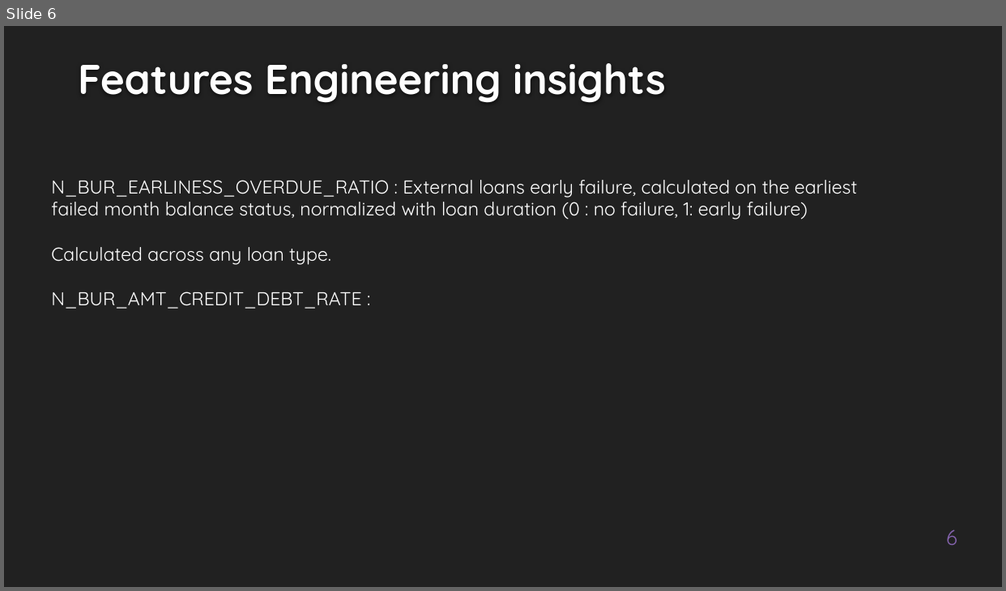
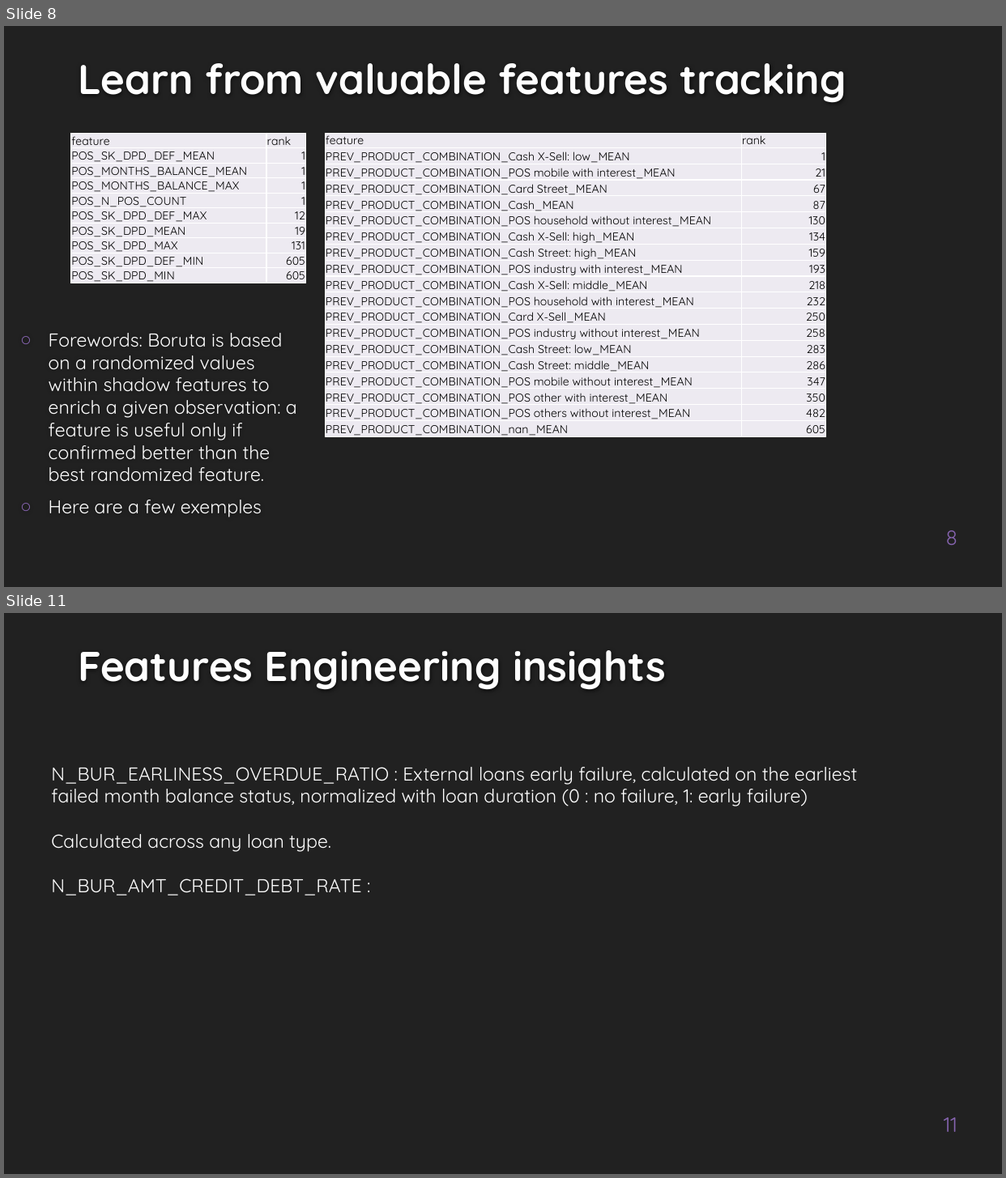
Before and after one commit to EtienneLardeur/P7_Scoring, a slide deck: P7_Support.pptx. Shown one above the other, each under a label of ours: slide 6 before the commit, slides 8 and 11 after it; the slides between them are not shown. The pictures are 1006x591 and 1006x1178 pixels, drawn with LibreOffice and Linux fonts; fonts in the diff are those of the drawing; background and template pictures are left out. Boxes give left, top, right and bottom in pixels: in the first picture for what was removed or moved away, otherwise in the second. Text is boxed around its words. In the diff, an @@ line names an element or a change of style, - is before the commit and + after.

Commit message:
EDA, FE, FS  : OK incl. ppt
still an issue with borutashap but -> perspectives

```diff
--- a/P7_Support.pptx
+++ b/P7_Support.pptx
@@ slide 8 added at <box>4,26,1002,587</box>, background #212121 @@
@@ title added at <box>78,63,846,103</box>, 40 pt, text #FEFEFE, bold @@
+Learn from valuable features tracking
@@ table added at <box>71,133,306,285</box>, 10 rows, 2 columns @@
+feature | rank
+POS_SK_DPD_DEF_MEAN | 1
+POS_MONTHS_BALANCE_MEAN | 1
+POS_MONTHS_BALANCE_MAX | 1
+POS_N_POS_COUNT | 1
+POS_SK_DPD_DEF_MAX | 12
+POS_SK_DPD_MEAN | 19
+POS_SK_DPD_MAX | 131
+POS_SK_DPD_DEF_MIN | 605
+POS_SK_DPD_MIN | 605
@@ table added at <box>325,133,825,439</box>, 19 rows, 2 columns @@
+feature | rank
+PREV_PRODUCT_COMBINATION_Cash X-Sell: low_MEAN | 1
+PREV_PRODUCT_COMBINATION_POS mobile with interest_MEAN | 21
+PREV_PRODUCT_COMBINATION_Card Street_MEAN | 67
+PREV_PRODUCT_COMBINATION_Cash_MEAN | 87
+PREV_PRODUCT_COMBINATION_POS household without interest_MEAN | 130
+PREV_PRODUCT_COMBINATION_Cash X-Sell: high_MEAN | 134
+PREV_PRODUCT_COMBINATION_Cash Street: high_MEAN | 159
+PREV_PRODUCT_COMBINATION_POS industry with interest_MEAN | 193
+PREV_PRODUCT_COMBINATION_Cash X-Sell: middle_MEAN | 218
+PREV_PRODUCT_COMBINATION_POS household with interest_MEAN | 232
+PREV_PRODUCT_COMBINATION_Card X-Sell_MEAN | 250
+PREV_PRODUCT_COMBINATION_POS industry without interest_MEAN | 258
+PREV_PRODUCT_COMBINATION_Cash Street: low_MEAN | 283
+PREV_PRODUCT_COMBINATION_Cash Street: middle_MEAN | 286
+PREV_PRODUCT_COMBINATION_POS mobile without interest_MEAN | 347
+PREV_PRODUCT_COMBINATION_POS other with interest_MEAN | 350
+PREV_PRODUCT_COMBINATION_POS others without interest_MEAN | 482
+PREV_PRODUCT_COMBINATION_nan_MEAN | 605
@@ text added at <box>49,333,297,518</box>, 18 pt, text #FFFFFF @@
+○ Forewords: Boruta is based on a randomized values within shadow features to enrich a given observation: a feature is useful only if confirmed better than the best randomized feature.
+○ Here are a few exemples
@@ page number added at <box>946,531,958,545</box>, 20 pt, text #8664B0 @@
+8
@@ what was slide 6 is now slide 11 @@
@@ page number at <box>944,1118,957,1132</box>: text changed @@
-6
+11
```
Also in this commit, not shown: 4 slides changed, 6 other slides added, 5 other files.
